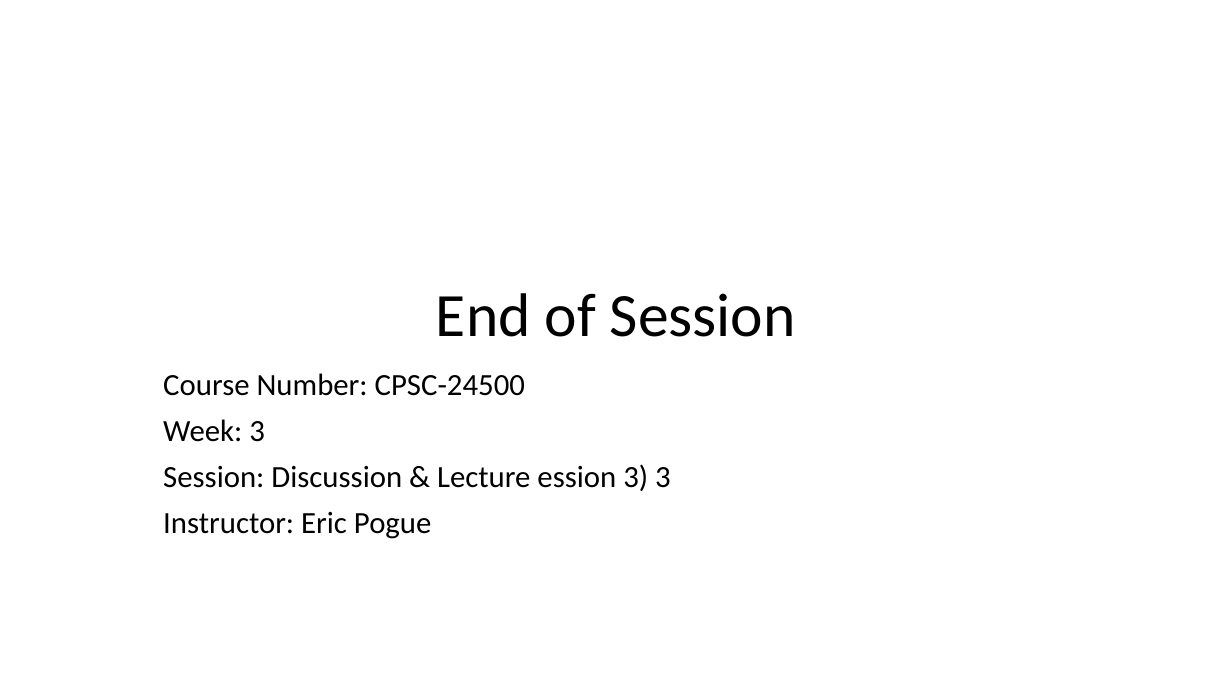
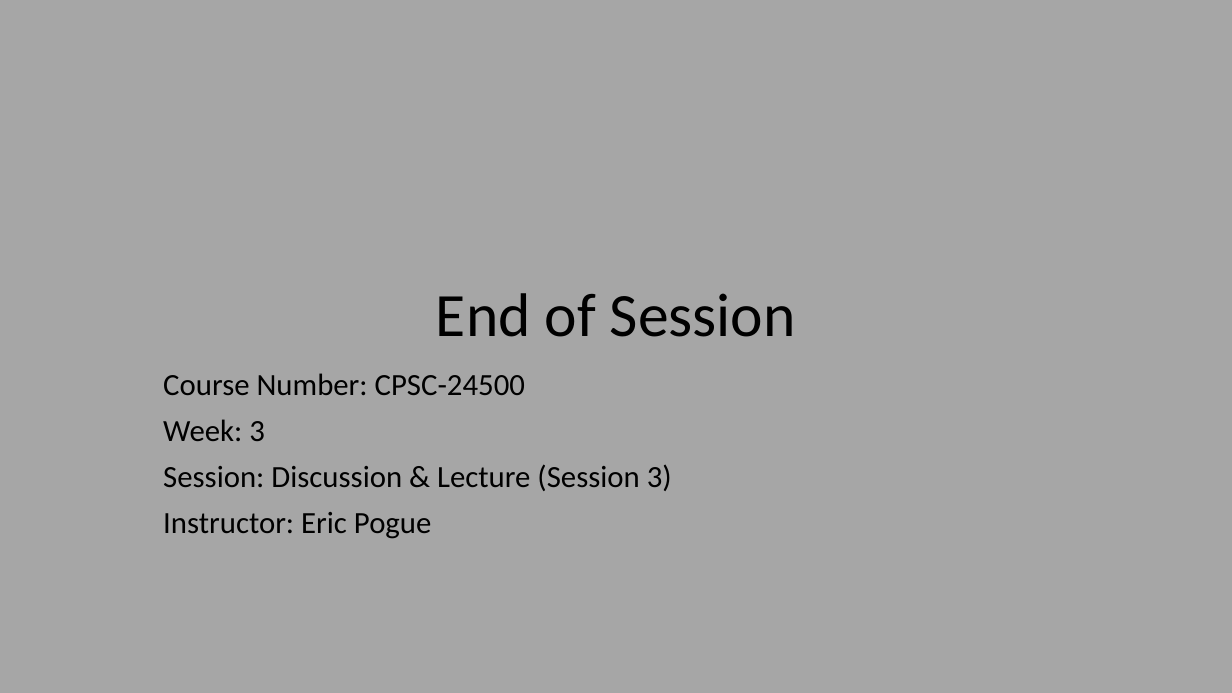
Before and after one commit to EricJPogue/www-epogue-info, a slide deck: slide 29 of CPSC-24500/Week03/2017SpringW03Slides.pptx (slide 28 before the commit). Drawn at 1232x693 pixels with LibreOffice and Linux fonts; fonts in the diff are those of the drawing. Boxes give left, top, right and bottom in pixels: in the first picture for what was removed or moved away, otherwise in the second. Text is boxed around its words. In the diff, an @@ line names an element or a change of style, - is before the commit and + after.

```diff
--- a/CPSC-24500/Week03/2017SpringW03Slides.pptx
+++ b/CPSC-24500/Week03/2017SpringW03Slides.pptx
@@ background #FFFFFF to #A6A6A6 @@
@@ subtitle at (x1=163, y1=464, x2=672, y2=491): text changed @@
-Session: Discussion & Lecture ession 3) 3
+Session: Discussion & Lecture (Session 3)
```
Also in this commit, not shown: 8 slides added, 3 other files.
